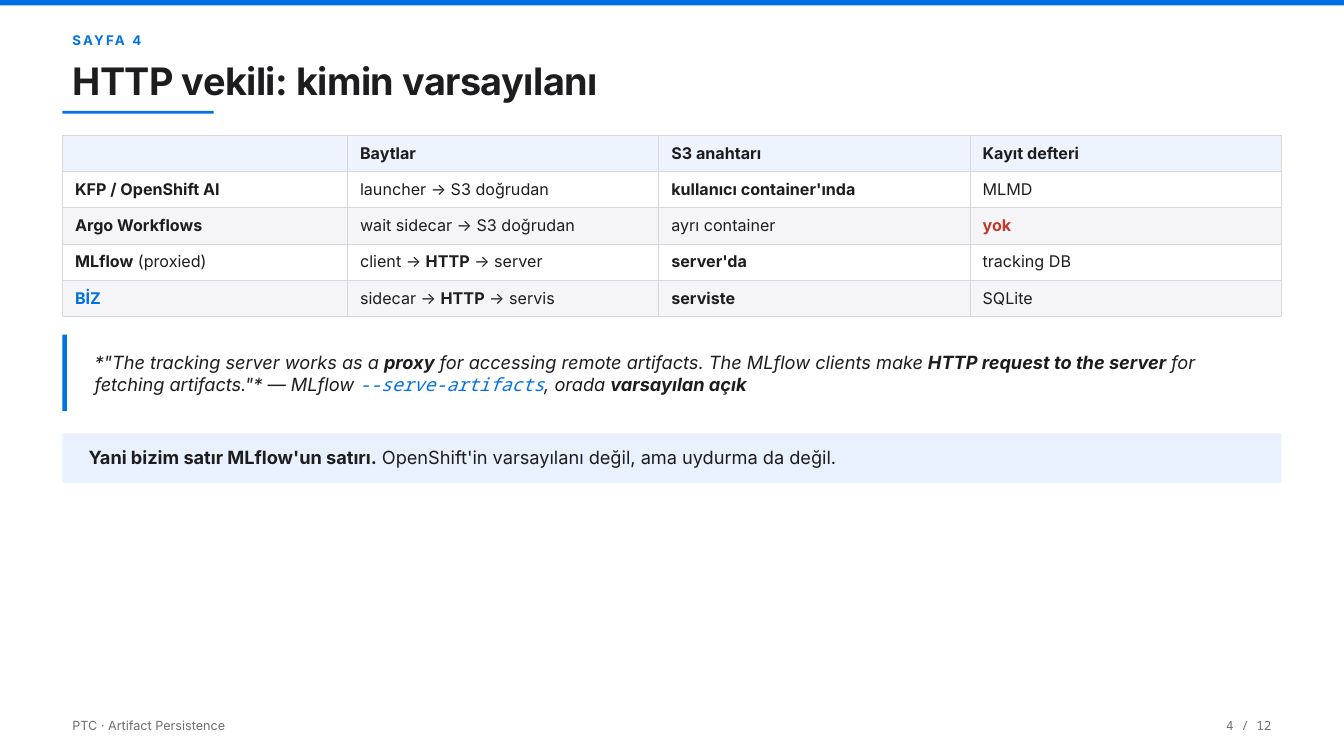
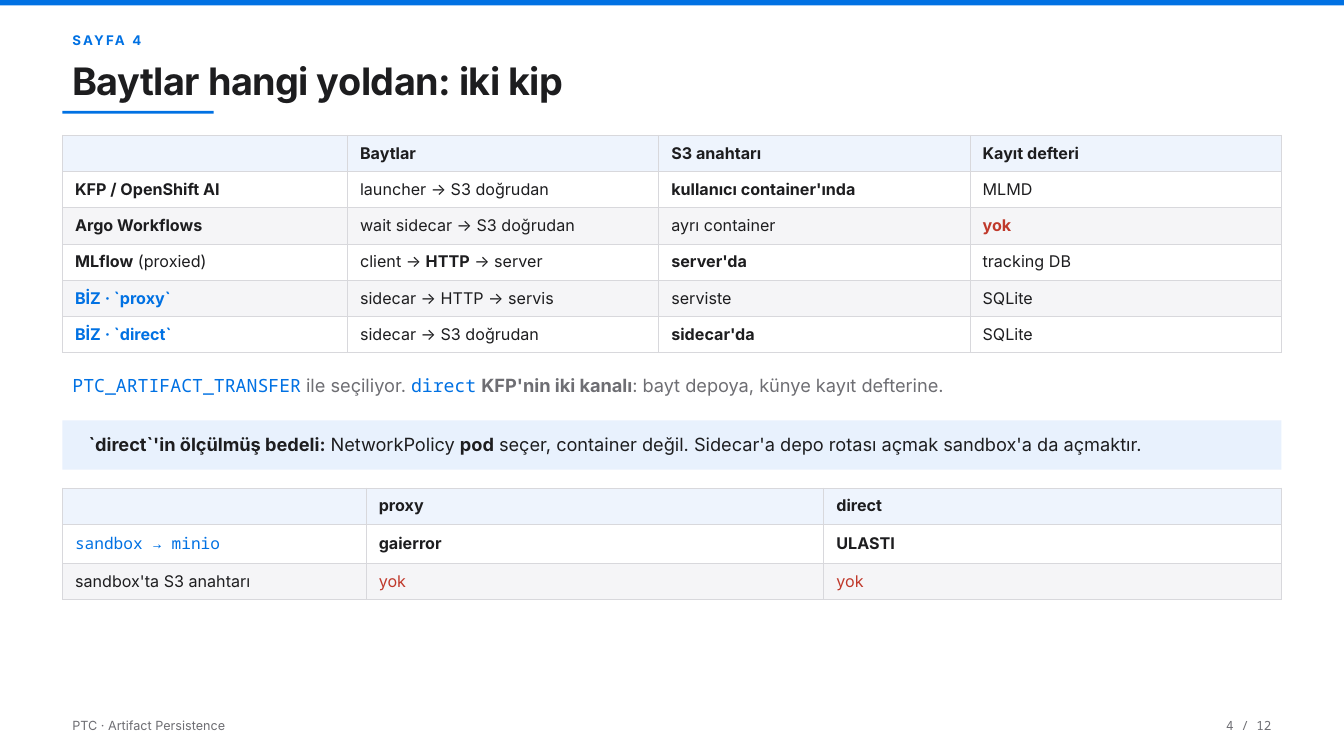
Before and after one commit to AltanReisoglu/Data-Science-Reports, a slide deck: slide 6 of ptc_art/PTC_Sunum_Karsilastirma.pptx (slide 5 before the commit). Drawn at 1344x756 pixels with LibreOffice and Linux fonts; fonts in the diff are those of the drawing. Boxes give left, top, right and bottom in pixels: in the first picture for what was removed or moved away, otherwise in the second. Text is boxed around its words. In the diff, an @@ line names an element or a change of style, - is before the commit and + after.

```diff
--- a/ptc_art/PTC_Sunum_Karsilastirma.pptx
+++ b/ptc_art/PTC_Sunum_Karsilastirma.pptx
@@ text at bbox=[72, 66, 563, 103]: text changed @@
-HTTP vekili: kimin varsayılanı
+Baytlar hangi yoldan: iki kip
@@ table at bbox=[63, 135, 1282, 348] @@
-row 5: BİZ | sidecar → HTTP → servis | serviste | SQLite
+row 5: BİZ · `proxy` | sidecar → HTTP → servis | serviste | SQLite
+row 6: BİZ · `direct` | sidecar → S3 doğrudan | sidecar'da | SQLite
@@ rectangle removed at bbox=[63, 335, 67, 411] @@
@@ text removed at bbox=[95, 355, 1195, 395] @@
-*"The tracking server works as a proxy for accessing remote artifacts. The MLflow clients make HTTP request to the server for fetching artifacts."* — MLflow --serve-artifacts, orada varsayılan açık
@@ text added at bbox=[72, 378, 944, 396], 13 pt, text #6E6E73 @@
+PTC_ARTIFACT_TRANSFER ile seçiliyor. direct KFP'nin iki kanalı: bayt depoya, künye kayıt defterine.
@@ rectangle: place and size @@
-rectangle at bbox=[63, 434, 1281, 483]
+rectangle at bbox=[63, 420, 1281, 470]
@@ text added at bbox=[89, 437, 1142, 455], 13 pt, text #1D1D1F @@
+`direct`'in ölçülmüş bedeli: NetworkPolicy pod seçer, container değil. Sidecar'a depo rotası açmak sandbox'a da açmaktır.
@@ text removed at bbox=[89, 450, 836, 468] @@
-Yani bizim satır MLflow'un satırı. OpenShift'in varsayılanı değil, ama uydurma da değil.
@@ table added at bbox=[63, 488, 1281, 594], 3 rows, 3 columns @@
+ | proxy | direct
+sandbox → minio | gaierror | ULASTI
+sandbox'ta S3 anahtarı | yok | yok
```
Also in this commit, not shown: 6 other slides changed, 2 slides added, 6 other files.
